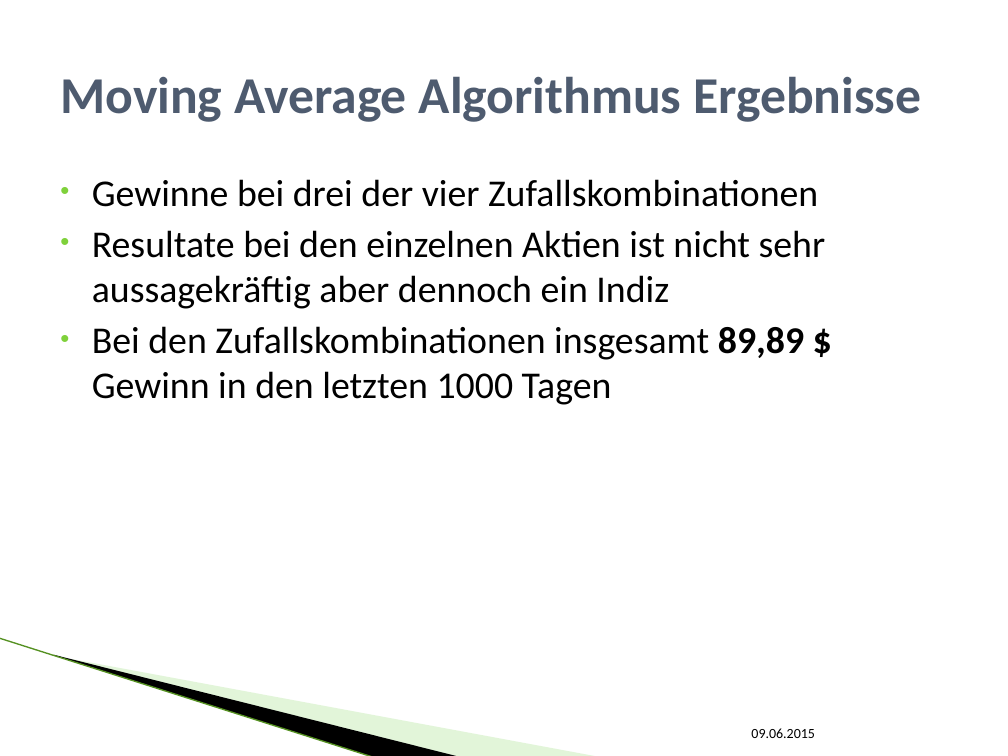
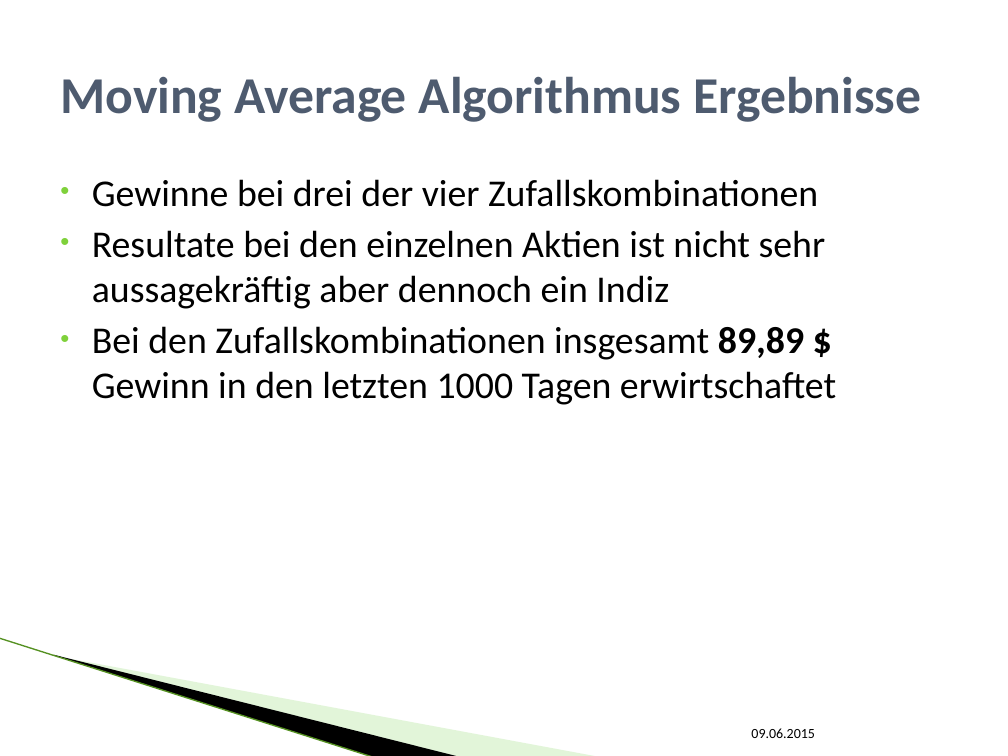
Before and after one commit to SEPSkyware6MM/StockForecast, a slide deck: slide 12 of ALR_Vortrag.pptx. Drawn at 1008x756 pixels with LibreOffice and Linux fonts; fonts in the diff are those of the drawing; background and template pictures are left out. Boxes give left, top, right and bottom in pixels: in the first picture for what was removed or moved away, otherwise in the second. Text is boxed around its words. In the diff, an @@ line names an element or a change of style, - is before the commit and + after.

```diff
--- a/ALR_Vortrag.pptx
+++ b/ALR_Vortrag.pptx
@@ text at [92, 326, 836, 405]: text changed @@
-• Bei den Zufallskombinationen insgesamt 89,89 $ Gewinn in den letzten 1000 Tagen
+• Bei den Zufallskombinationen insgesamt 89,89 $ Gewinn in den letzten 1000 Tagen erwirtschaftet
```
Also in this commit, not shown: 8 other slides changed.
